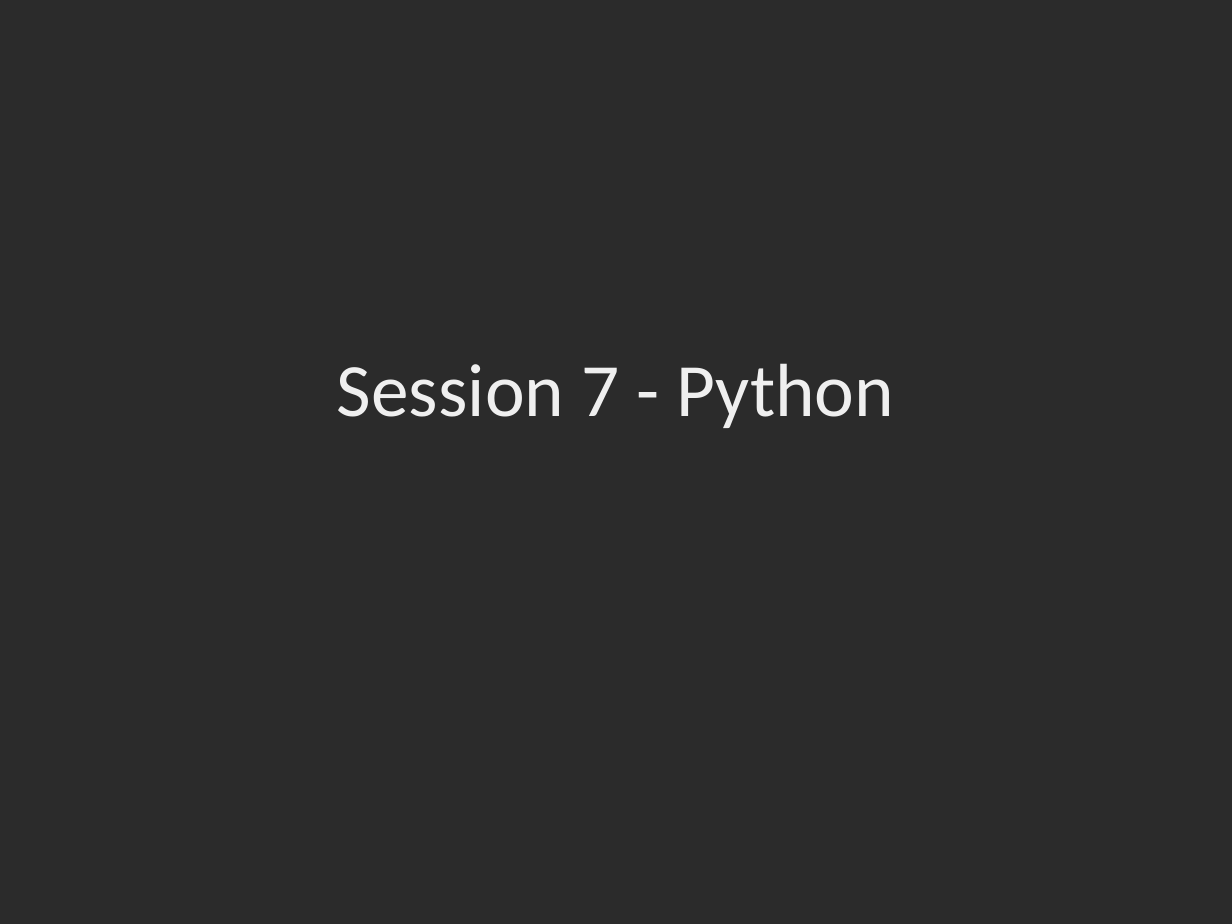
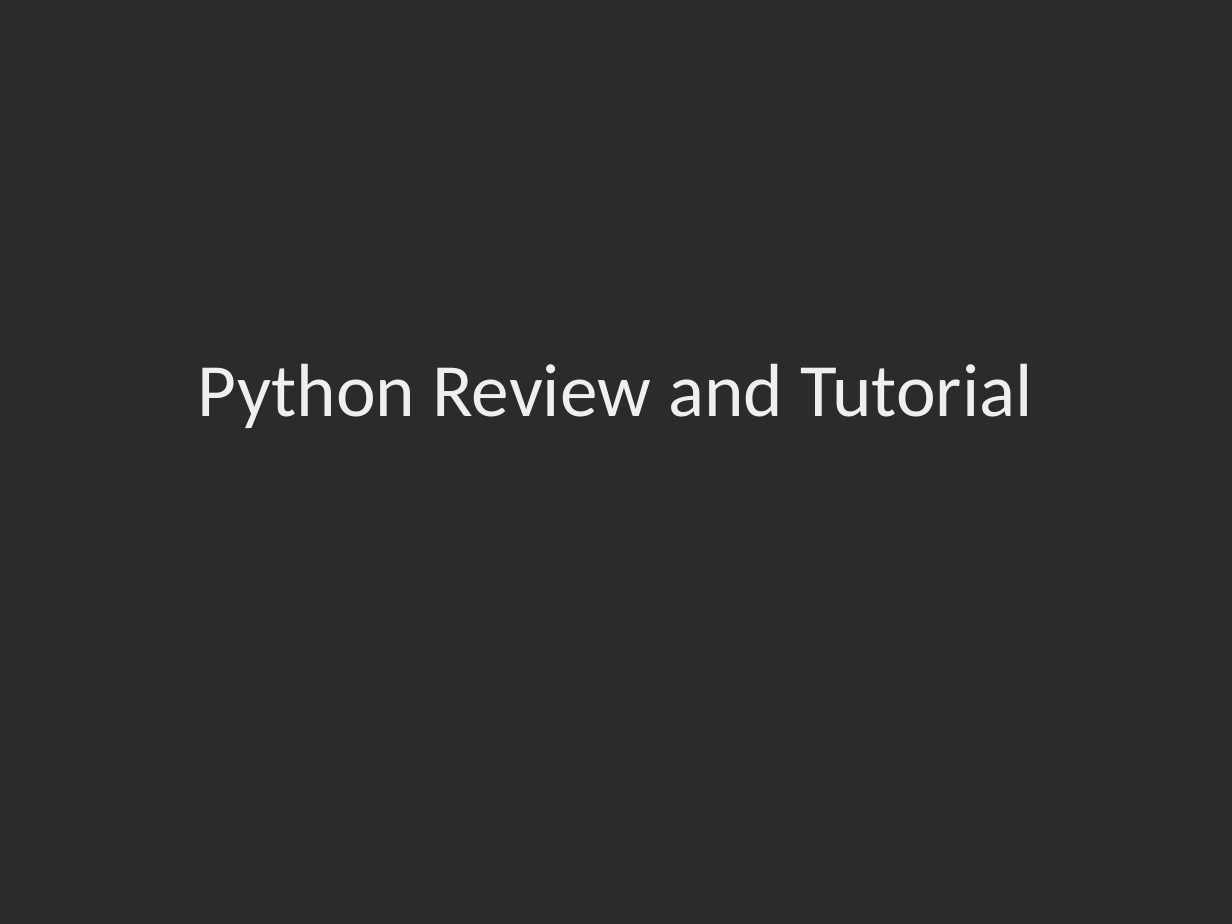
Before and after one commit to dbowmans46/PracticalProgramming, a slide deck: slide 1 of Session 7 - Python/Instructional Material/Python Review and Tutorial.pptx. Drawn at 1232x924 pixels with LibreOffice and Linux fonts; fonts in the diff are those of the drawing; background and template pictures are left out; a plain dark background stands for a picture behind light text. Boxes give left, top, right and bottom in pixels: in the first picture for what was removed or moved away, otherwise in the second. Text is boxed around its words. In the diff, an @@ line names an element or a change of style, - is before the commit and + after.

Commit message:
Added updated review powerpoint, class example code, and the start of a mini project

```diff
--- a/Session 7 - Python/Instructional Material/Python Review and Tutorial.pptx
+++ b/Session 7 - Python/Instructional Material/Python Review and Tutorial.pptx
@@ title at (x1=198, y1=363, x2=1032, y2=428): text changed @@
-Session 7 - Python
+Python Review and Tutorial
```
Also in this commit, not shown: 2 other slides changed, 1 slide added, 5 other files.
